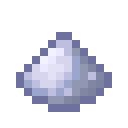
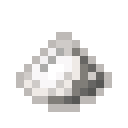
Revision of a layered 128x128 image; what changed, layer by layer:
painted on "Bright" over [40, 48, 56, 64]
painted on "HIghlight" over [40, 48, 64, 72]
painted on "Light" over [48, 64, 64, 80]
painted on "Light-Medium" over [32, 56, 72, 88]
painted on "Medium" over [24, 40, 96, 96]
painted on "Medium-Dark" over [24, 56, 80, 96]
painted on "Dark" over [48, 48, 88, 104]
painted on "Darker" over [64, 56, 104, 104]
painted on "Darkest" over [72, 80, 104, 104]
painted on "Border" over [16, 32, 112, 112]
